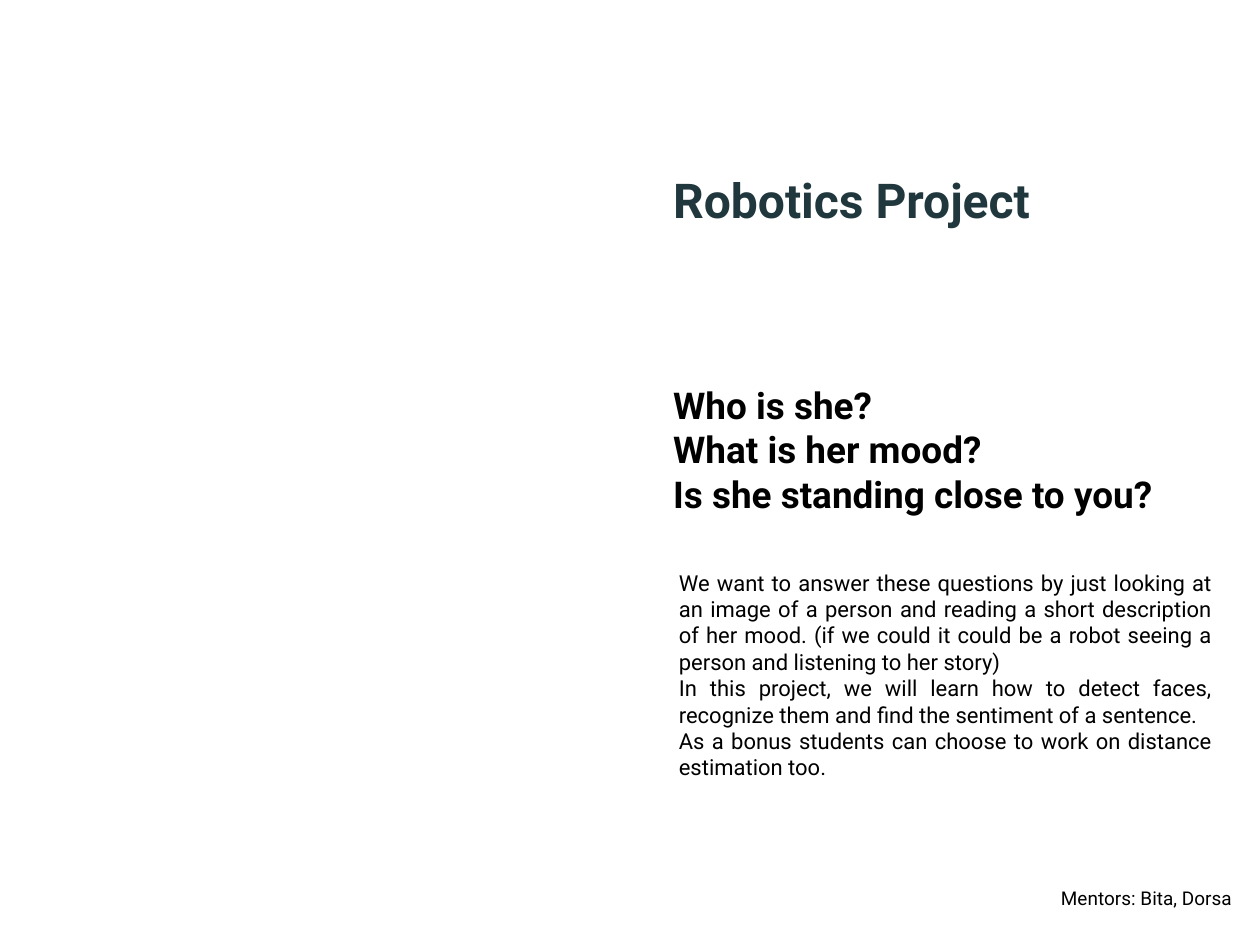
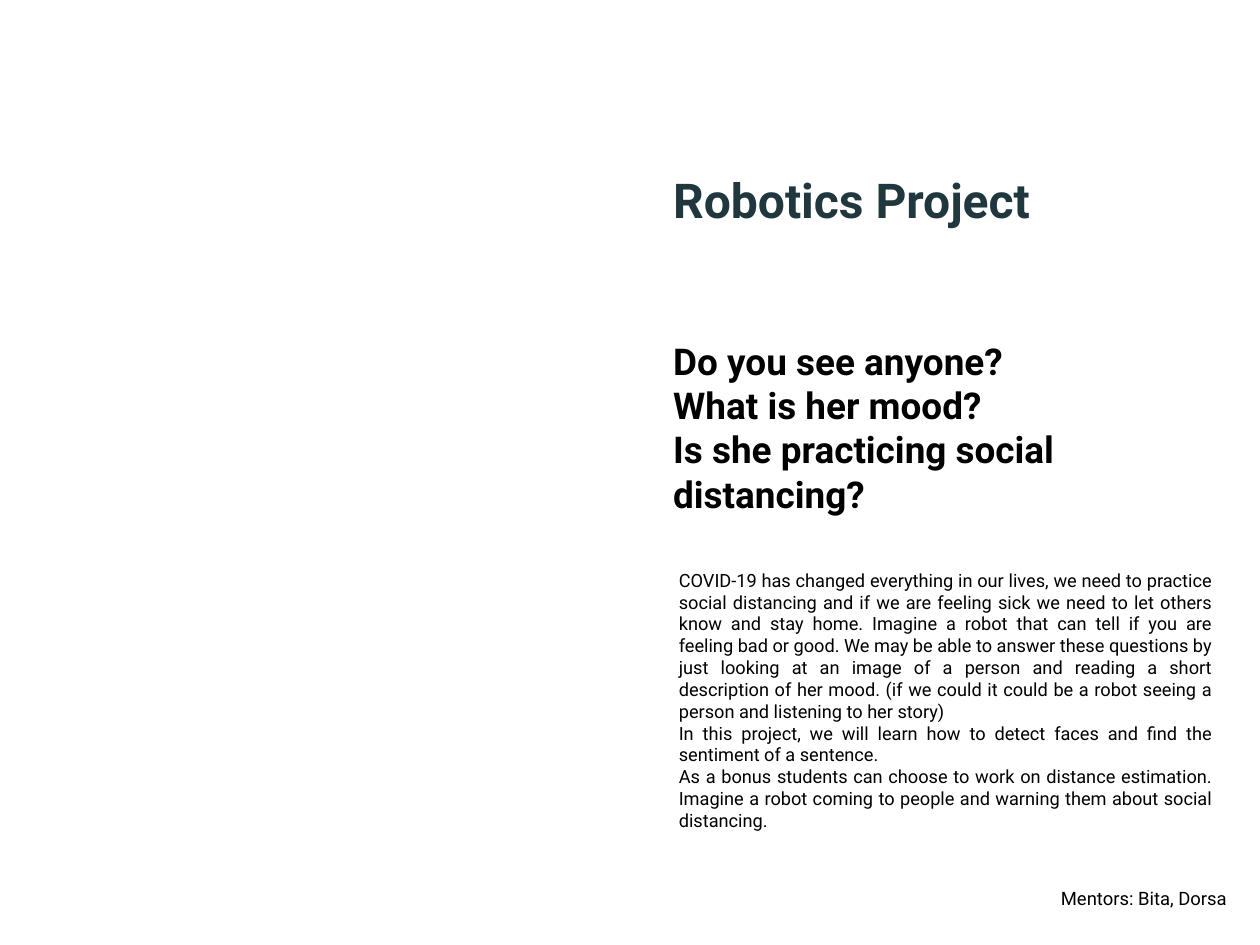
Before and after one commit to ai4all-sfu/robotics-2020, a slide deck: slide 1 of Project_description.pptx. Drawn at 1260x945 pixels with LibreOffice and Linux fonts; fonts in the diff are those of the drawing; background and template pictures are left out. Boxes give left, top, right and bottom in pixels: in the first picture for what was removed or moved away, otherwise in the second. Text is boxed around its words. In the diff, an @@ line names an element or a change of style, - is before the commit and + after.

Commit message:
updated the slide

```diff
--- a/Project_description.pptx
+++ b/Project_description.pptx
@@ title at <box>673,348,1003,383</box>: text changed @@
-Who is she?
+Do you see anyone?
@@ title at <box>673,435,1054,516</box>: text changed @@
-Is she standing close to you?
+Is she practicing social distancing?
@@ subtitle at <box>679,573,1212,831</box>: text changed; size 17.9 to 14.8 pt @@
-We want to answer these questions by just looking at an image of a person and reading a short description of her mood. (if we could it could be a robot seeing a person and listening to her story)
-In this project, we will learn how to detect faces, recognize them and find the sentiment of a sentence.
-As a bonus students can choose to work on distance estimation too.
+COVID-19 has changed everything in our lives, we need to practice social distancing and if we are feeling sick we need to let others know and stay home. Imagine a robot that can tell if you are feeling bad or good. We may be able to answer these questions by just looking at an image of a person and reading a short description of her mood. (if we could it could be a robot seeing a person and listening to her story)
+In this project, we will learn how to detect faces and find the sentiment of a sentence.
+As a bonus students can choose to work on distance estimation. Imagine a robot coming to people and warning them about social distancing.
@@ text "Mentors: Bita, Dorsa" at <box>1061,891,1226,908</box>: size 15.5 to 15 pt @@
```
